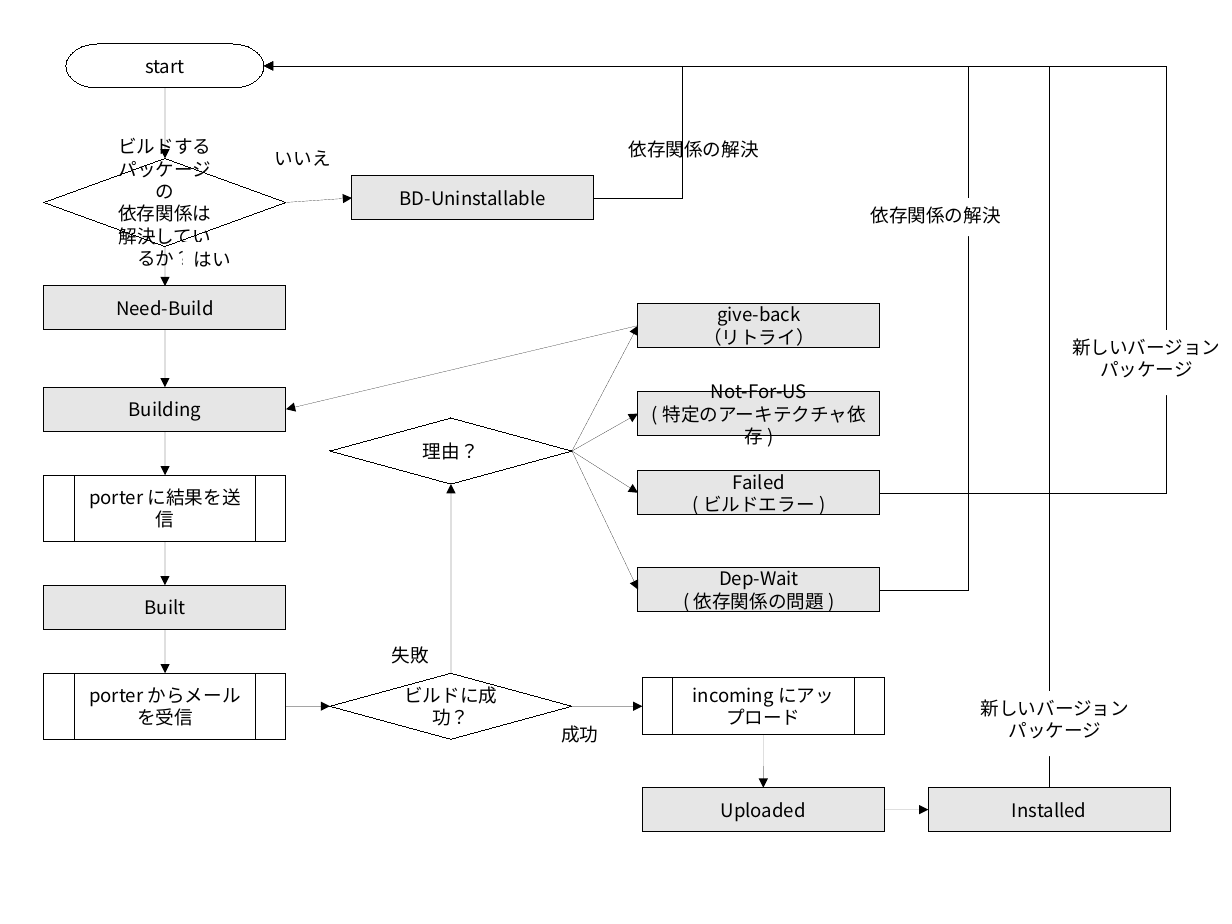
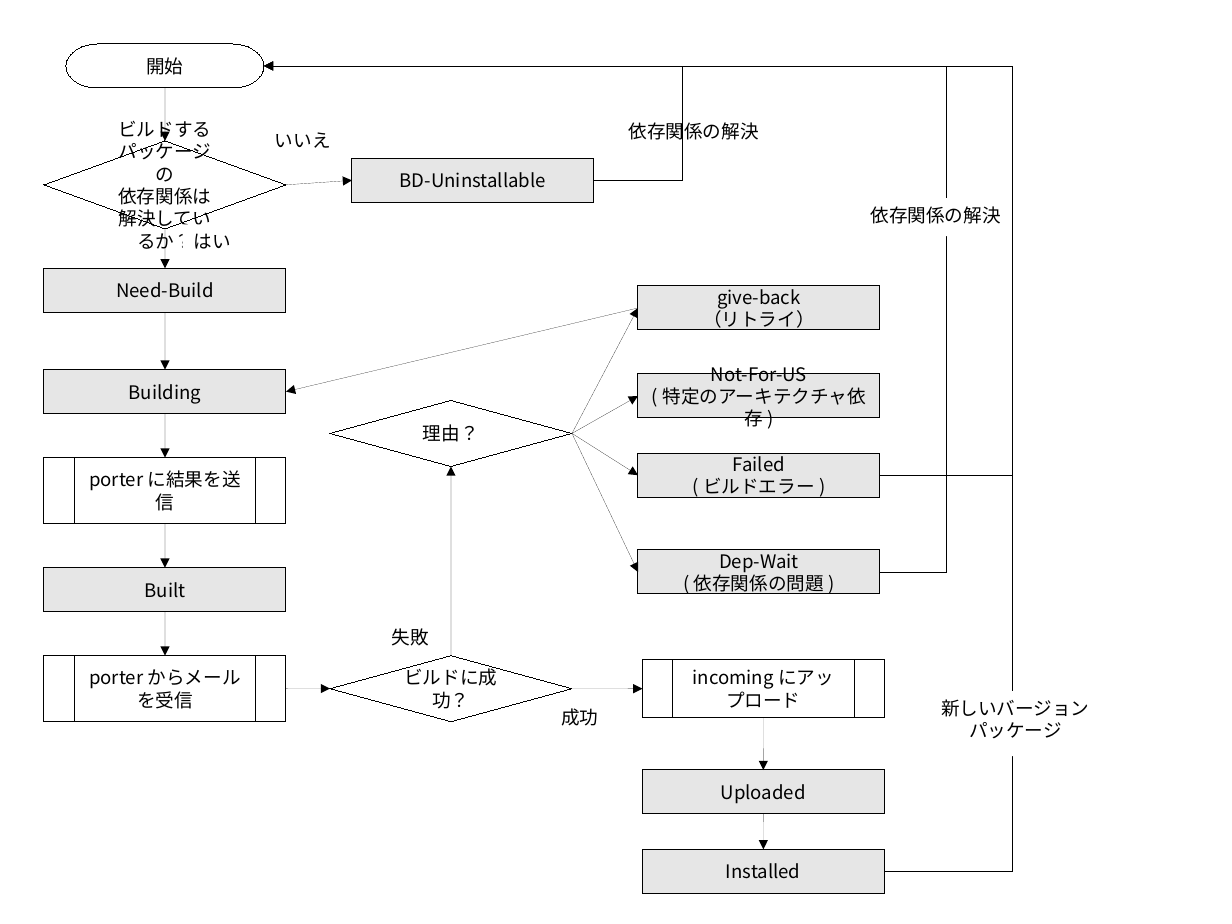
Before and after one commit to dancerj/monthly-report, a slide deck: slide 1 of image200911/buildd-status.odp. Drawn at 1232x924 pixels with LibreOffice and Linux fonts; fonts in the diff are those of the drawing. Boxes give left, top, right and bottom in pixels: in the first picture for what was removed or moved away, otherwise in the second. Text is boxed around its words. In the diff, an @@ line names an element or a change of style, - is before the commit and + after.

```diff
--- a/image200911/buildd-status.odp
+++ b/image200911/buildd-status.odp
@@ text in pill shape at (146, 57, 183, 75): text changed @@
-start
+開始
@@ arrow moved from (165, 88) - (165, 159) to (165, 88) - (165, 141) @@
@@ elbow arrow moved from (880, 590) - (264, 66) to (880, 572) - (264, 66) @@
@@ elbow arrow moved from (1050, 788) - (264, 66) to (884, 872) - (264, 66) @@
@@ elbow arrow moved from (880, 493) - (264, 66) to (880, 475) - (264, 66) @@
@@ elbow arrow moved from (595, 198) - (264, 66) to (595, 180) - (264, 66) @@
@@ 8 arrows, 5 rectangles, 4 texts, 2 diamonds, 1 flow chart predefined process: place and size @@
-8 arrows, 5 rectangles, 4 texts, 2 diamonds, 1 flow chart predefined process at (44, 137, 885, 832)
+8 arrows, 5 rectangles, 4 texts, 2 diamonds, 1 flow chart predefined process at (44, 119, 885, 814)
@@ 7 arrows, 4 rectangles, 2 flow chart predefined processes, 1 diamond, 1 text: place and size @@
-7 arrows, 4 rectangles, 2 flow chart predefined processes, 1 diamond, 1 text at (44, 150, 885, 788)
+7 arrows, 4 rectangles, 2 flow chart predefined processes, 1 diamond, 1 text at (44, 132, 885, 770)
@@ text removed at (1072, 338, 1220, 378) @@
-新しいバージョン
-パッケージ
@@ text "新しいバージョン": place and size @@
-text "新しいバージョン" at (981, 699, 1129, 739)
+text "新しいバージョン" at (941, 699, 1089, 739)
@@ arrow moved from (884, 809) - (929, 809) to (764, 814) - (764, 850) @@
@@ rectangle "Installed": place and size @@
-rectangle "Installed" at (929, 788, 1172, 832)
+rectangle "Installed" at (643, 850, 885, 893)
```
Also in this commit, not shown: 9 other files.
